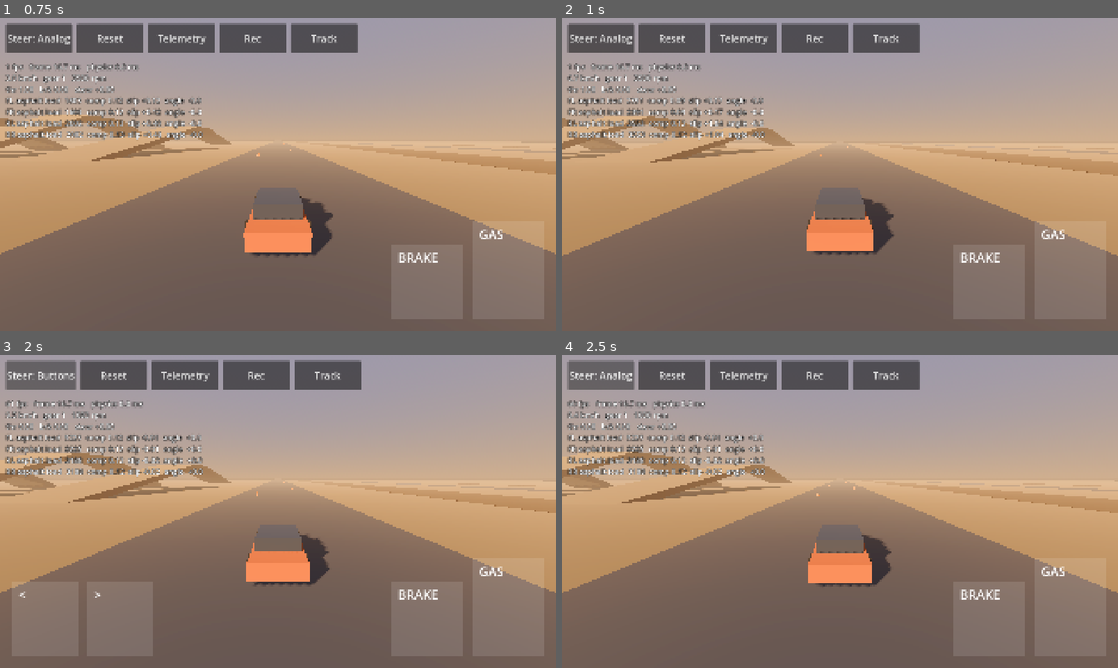
Above: before the commit, frames 1-4 (two rows, left to right).
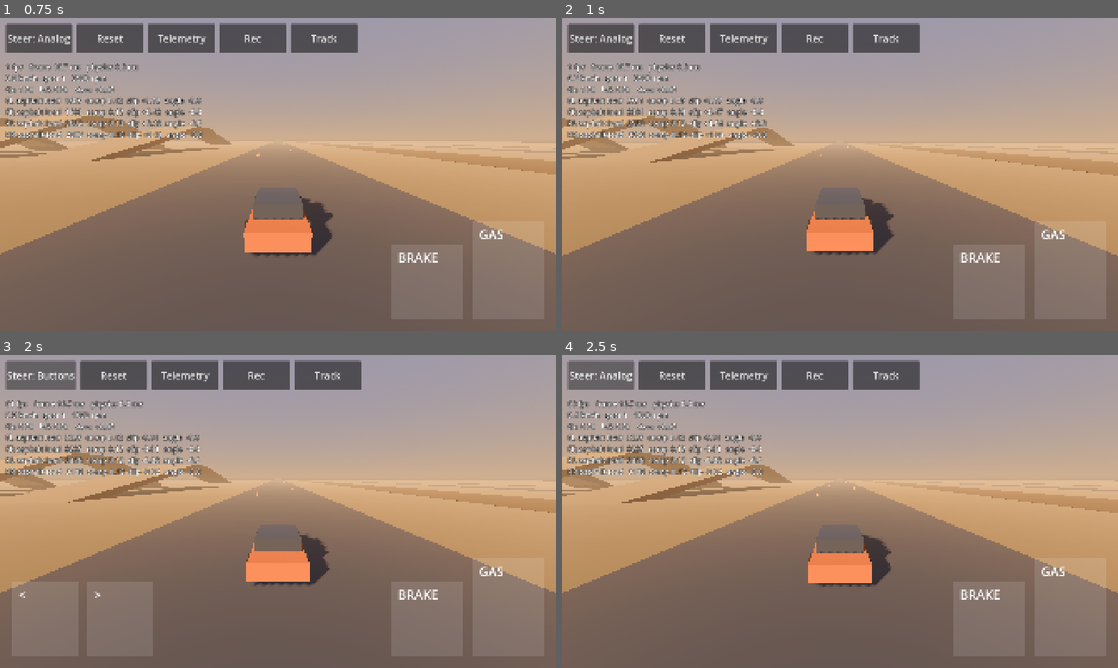
Above: after the commit, the same moments.

Repository: Stoian02/ridge
Game: Godot game, scene res://levels/test_ground/test_ground.tscn
Two runs of this game, one before a commit and one after it. Both use one fixed random seed, a clock stepped at 60 frames per second and the inputs below.
Inputs (mouse positions are in pixels of both pictures, inside the frame that each line leads up to):
- Up to frame 1 (0.75 s): tap Enter at 0.5 s; move the mouse to (250, 237) at 0.52 s; hold Up from 0.53 s (still down); tap W (throttle) at 0.6 s; click (250, 237) at 0.67 s
- Up to frame 2 (1 s): keep holding Up
- Up to frame 3 (2 s): release Up at 1.25 s; click "Steer: Analog" at 1.25 s
- Up to frame 4 (2.5 s): click "Steer: Buttons" at 2 s

Frame 1 is identical in both runs. In frame 2, less than 0.1% of the frame differs, in the area x 34-37%, y 32-39%; in frame 3, 0.1%, in the area x 33-37%, y 25-39%; in frame 4, 0.1%.

Commit message:
Share a driving rig and move the Test Ground onto it
Co-Authored-By: Claude Haiku 4.5 <noreply@anthropic.com>
Claude-Session: https://claude.ai/code/session_01RhfJavT34eWyW3enLLKWgH

Diff:
--- /dev/null
+++ b/levels/shared/driving_rig.gd
@@ -0,0 +1,25 @@
+class_name DrivingRig
+extends Node3D
+## The car with everything needed to drive it: chase camera, touch controls,
+## telemetry and run recorder, wired together. Levels place one and use
+## place_car() to put the car somewhere.
+
+signal track_switch_requested
+
+@onready var car: Car = $Car
+@onready var camera: ChaseCamera = $ChaseCamera
+@onready var touch_controls: TouchControls = $TouchControls
+@onready var telemetry: TelemetryOverlay = $TelemetryOverlay
+@onready var recorder: RunRecorder = $RunRecorder
+
+
+func _ready() -> void:
+	touch_controls.telemetry_toggled.connect(telemetry.toggle)
+	touch_controls.recording_toggled.connect(recorder.toggle)
+	touch_controls.track_switch_requested.connect(track_switch_requested.emit)
+
+
+## Puts the car upright and still at `target`, with the camera straight behind it.
+func place_car(target: Transform3D) -> void:
+	car.reset_to(target)
+	camera.snap_to_target()
--- /dev/null
+++ b/levels/shared/driving_rig.tscn
@@ -0,0 +1,32 @@
+[gd_scene format=3]
+
+[ext_resource type="Script" path="res://levels/shared/driving_rig.gd" id="1_rig"]
+[ext_resource type="PackedScene" path="res://car/car.tscn" id="2_car"]
+[ext_resource type="Script" path="res://camera/chase_camera.gd" id="3_camera"]
+[ext_resource type="Script" path="res://input/touch_controls.gd" id="4_touch"]
+[ext_resource type="Script" path="res://debug/run_recorder.gd" id="5_recorder"]
+[ext_resource type="Script" path="res://debug/telemetry_overlay.gd" id="6_telemetry"]
+
+[node name="DrivingRig" type="Node3D"]
+script = ExtResource("1_rig")
+
+[node name="Car" parent="." instance=ExtResource("2_car")]
+
+[node name="ChaseCamera" type="Camera3D" parent="." node_paths=PackedStringArray("target")]
+current = true
+far = 1500.0
+script = ExtResource("3_camera")
+target = NodePath("../Car")
+
+[node name="TouchControls" type="CanvasLayer" parent="." node_paths=PackedStringArray("car_input")]
+script = ExtResource("4_touch")
+car_input = NodePath("../Car/CarInput")
+
+[node name="RunRecorder" type="Node" parent="." node_paths=PackedStringArray("car")]
+script = ExtResource("5_recorder")
+car = NodePath("../Car")
+
+[node name="TelemetryOverlay" type="CanvasLayer" parent="." node_paths=PackedStringArray("car", "recorder")]
+script = ExtResource("6_telemetry")
+car = NodePath("../Car")
+recorder = NodePath("../RunRecorder")
--- /dev/null
+++ b/levels/shared/level_switcher.gd
@@ -0,0 +1,16 @@
+class_name LevelSwitcher
+extends RefCounted
+## Switches between the game's levels with the Track button. Part B's level
+## select replaces this.
+
+const RALLY_ROAD := "res://levels/rally_road/rally_road.tscn"
+const TEST_GROUND := "res://levels/test_ground/test_ground.tscn"
+
+
+## The level the Track button leads to from `current_scene_path`.
+static func other_level(current_scene_path: String) -> String:
+	return TEST_GROUND if current_scene_path == RALLY_ROAD else RALLY_ROAD
+
+
+static func switch_from(tree: SceneTree, current_scene_path: String) -> void:
+	tree.change_scene_to_file(other_level(current_scene_path))
--- a/levels/test_ground/test_ground.gd
+++ b/levels/test_ground/test_ground.gd
@@ -15,26 +15,24 @@
 ## Thickness of ramps and plateaus (m).
 const SLAB := 1.0
 
-@onready var car: Car = $Car
-@onready var camera: ChaseCamera = $ChaseCamera
-@onready var touch_controls: TouchControls = $TouchControls
-@onready var telemetry: TelemetryOverlay = $TelemetryOverlay
-@onready var recorder: RunRecorder = $RunRecorder
+@onready var rig: DrivingRig = $DrivingRig
 
 var _spawn: Transform3D
 
 
 func _ready() -> void:
 	_build_layout()
-	_spawn = car.global_transform
-	car.input.reset_requested.connect(_on_reset_requested)
-	touch_controls.telemetry_toggled.connect(telemetry.toggle)
-	touch_controls.recording_toggled.connect(recorder.toggle)
+	_spawn = rig.car.global_transform
+	rig.car.input.reset_requested.connect(_on_reset_requested)
+	rig.track_switch_requested.connect(_on_track_switch_requested)
 
 
 func _on_reset_requested() -> void:
-	car.reset_to(_spawn)
-	camera.snap_to_target()
+	rig.place_car(_spawn)
+
+
+func _on_track_switch_requested() -> void:
+	LevelSwitcher.switch_from(get_tree(), scene_file_path)
 
 
 func _build_layout() -> void:
--- a/levels/test_ground/test_ground.tscn
+++ b/levels/test_ground/test_ground.tscn
@@ -1,37 +1,14 @@
 [gd_scene format=3]
 
 [ext_resource type="Script" path="res://levels/test_ground/test_ground.gd" id="1_ground"]
-[ext_resource type="PackedScene" path="res://car/car.tscn" id="2_car"]
-[ext_resource type="Script" path="res://levels/shared/golden_hour_mood.gd" id="3_mood"]
-[ext_resource type="Script" path="res://camera/chase_camera.gd" id="4_camera"]
-[ext_resource type="Script" path="res://input/touch_controls.gd" id="5_touch"]
-[ext_resource type="Script" path="res://debug/telemetry_overlay.gd" id="6_telemetry"]
-[ext_resource type="Script" path="res://debug/run_recorder.gd" id="7_recorder"]
+[ext_resource type="Script" path="res://levels/shared/golden_hour_mood.gd" id="2_mood"]
+[ext_resource type="PackedScene" path="res://levels/shared/driving_rig.tscn" id="3_rig"]
 
 [node name="TestGround" type="Node3D"]
 script = ExtResource("1_ground")
 
 [node name="Mood" type="Node3D" parent="."]
-script = ExtResource("3_mood")
+script = ExtResource("2_mood")
 
-[node name="Car" parent="." instance=ExtResource("2_car")]
+[node name="DrivingRig" parent="." instance=ExtResource("3_rig")]
 transform = Transform3D(1, 0, 0, 0, 1, 0, 0, 0, 1, 0, 1, 0)
-
-[node name="ChaseCamera" type="Camera3D" parent="." node_paths=PackedStringArray("target")]
-current = true
-far = 1500.0
-script = ExtResource("4_camera")
-target = NodePath("../Car")
-
-[node name="TouchControls" type="CanvasLayer" parent="." node_paths=PackedStringArray("car_input")]
-script = ExtResource("5_touch")
-car_input = NodePath("../Car/CarInput")
-
-[node name="RunRecorder" type="Node" parent="." node_paths=PackedStringArray("car")]
-script = ExtResource("7_recorder")
-car = NodePath("../Car")
-
-[node name="TelemetryOverlay" type="CanvasLayer" parent="." node_paths=PackedStringArray("car", "recorder")]
-script = ExtResource("6_telemetry")
-car = NodePath("../Car")
-recorder = NodePath("../RunRecorder")
--- a/tests/scenarios/test_test_ground.gd
+++ b/tests/scenarios/test_test_ground.gd
@@ -13,7 +13,7 @@
 func test_car_lands_upright_on_the_asphalt_runway() -> void:
 	var level := _load_level()
 	await wait_physics_frames(ScenarioHelper.ticks(2.0))
-	var car: Car = level.get_node("Car")
+	var car: Car = level.get_node("DrivingRig/Car")
 	for wheel in car.wheels:
 		assert_true(wheel.in_contact)
 		assert_eq(wheel.surface.id, &"asphalt")
@@ -22,10 +22,10 @@
 
 func test_reset_returns_the_car_to_spawn() -> void:
 	var level := _load_level()
-	var car: Car = level.get_node("Car")
+	var car: Car = level.get_node("DrivingRig/Car")
 	# The touch controls own the car's virtual inputs in a real scene; switch them
 	# off so this test can drive the car through the same inputs.
-	level.get_node("TouchControls").process_mode = Node.PROCESS_MODE_DISABLED
+	level.get_node("DrivingRig/TouchControls").process_mode = Node.PROCESS_MODE_DISABLED
 	await wait_physics_frames(ScenarioHelper.ticks(1.0))
 	car.input.virtual_throttle = 1.0
 	await wait_physics_frames(ScenarioHelper.ticks(2.0))
--- /dev/null
+++ b/tests/unit/test_level_switcher.gd
@@ -0,0 +1,7 @@
+extends GutTest
+
+
+func test_track_button_switches_between_the_two_levels() -> void:
+	assert_eq(LevelSwitcher.other_level(LevelSwitcher.RALLY_ROAD), LevelSwitcher.TEST_GROUND)
+	assert_eq(LevelSwitcher.other_level(LevelSwitcher.TEST_GROUND), LevelSwitcher.RALLY_ROAD)
+	assert_eq(LevelSwitcher.other_level("res://anything_else.tscn"), LevelSwitcher.RALLY_ROAD)
Not shown, added: levels/shared/driving_rig.gd.uid
Not shown, added: levels/shared/level_switcher.gd.uid
Not shown, added: tests/unit/test_level_switcher.gd.uid
